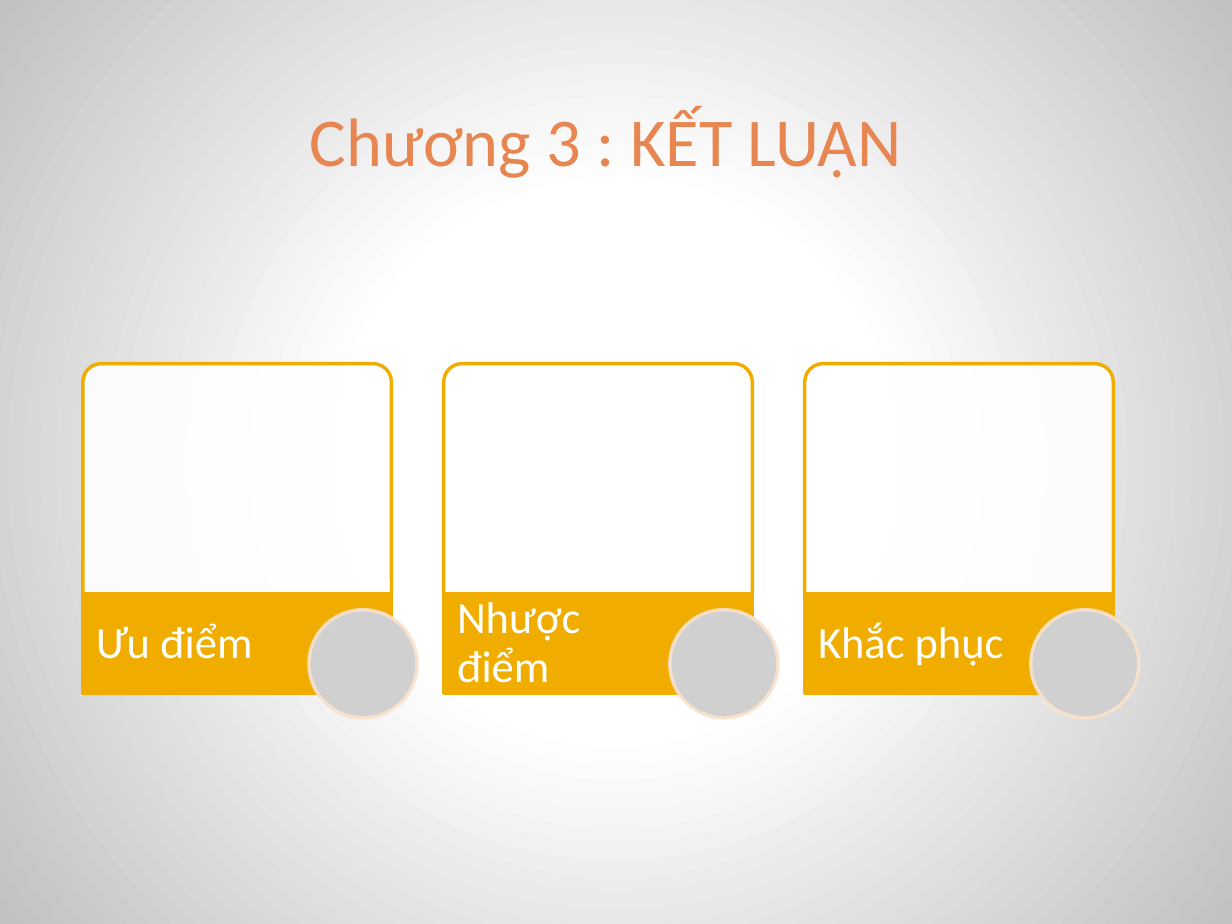
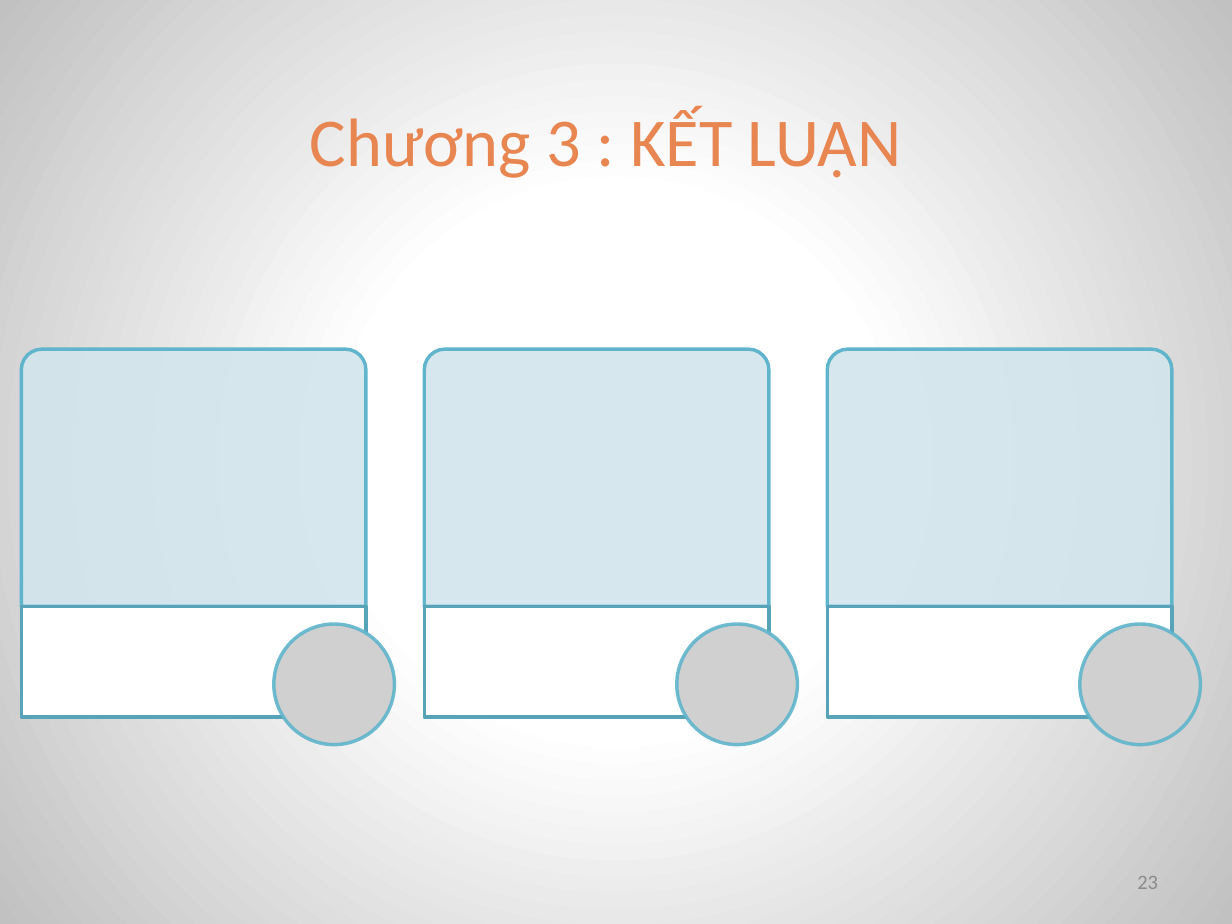
Before and after one commit to MrXiX/CARO-2-NGUOI, a slide deck: slide 23 of doancarohki1819.pptx (slide 22 before the commit). Drawn at 1232x924 pixels with LibreOffice and Linux fonts; fonts in the diff are those of the drawing; grey boxes stand for pictures. Boxes give left, top, right and bottom in pixels: in the first picture for what was removed or moved away, otherwise in the second. Text is boxed around its words. In the diff, an @@ line names an element or a change of style, - is before the commit and + after.

```diff
--- a/doancarohki1819.pptx
+++ b/doancarohki1819.pptx
@@ fill #FFFFFF at 90% opacity to #D2E5EC at 90% opacity; outline #F0AD00 2 pt to #60B5CC 2 pt in 3 elements at [424,349,769,606], [828,349,1173,606], [21,349,366,606] @@
@@ round same rect: place and size @@
-round same rect at [83,363,392,594]
+round same rect at [21,349,366,606]
@@ round same rect: place and size @@
-round same rect at [444,363,753,594]
+round same rect at [424,349,769,606]
@@ round same rect: place and size @@
-round same rect at [804,363,1114,594]
+round same rect at [828,349,1173,606]
@@ fill #F0AD00 to #FFFFFF; outline #F0AD00 2 pt to #57A4B9 2 pt in 3 elements at [424,606,769,717], [828,606,1173,717], [21,606,366,717] @@
@@ rectangle: place and size @@
-rectangle at [83,594,392,692]
+rectangle at [21,606,366,717]
@@ picture added at [274,625,394,745] @@
@@ text "Nhược điểm": place and size @@
-text "Nhược điểm" at [457,602,580,683]
+text "Nhược điểm" at [439,604,577,716]
@@ text "Nhược điểm" at [439,604,577,716]: size 26 to 29 pt; more space between paragraphs @@
@@ rectangle: place and size @@
-rectangle at [444,594,753,692]
+rectangle at [424,606,769,717]
@@ picture: place and size @@
-picture at [670,610,779,718]
+picture at [676,625,797,745]
@@ rectangle: place and size @@
-rectangle at [804,594,1114,692]
+rectangle at [828,606,1173,717]
@@ group removed at [96,610,1140,718]: 2 texts, 2 pictures @@
-Ưu điểm
-Khắc phục
@@ picture added at [1079,625,1200,745] @@
@@ page number added at [1137,876,1158,889], 12 pt, text #8C8C8C @@
+23
```
Also in this commit, not shown: 22 other slides changed, 5 slides added, 3 slides removed, 8 other files.
